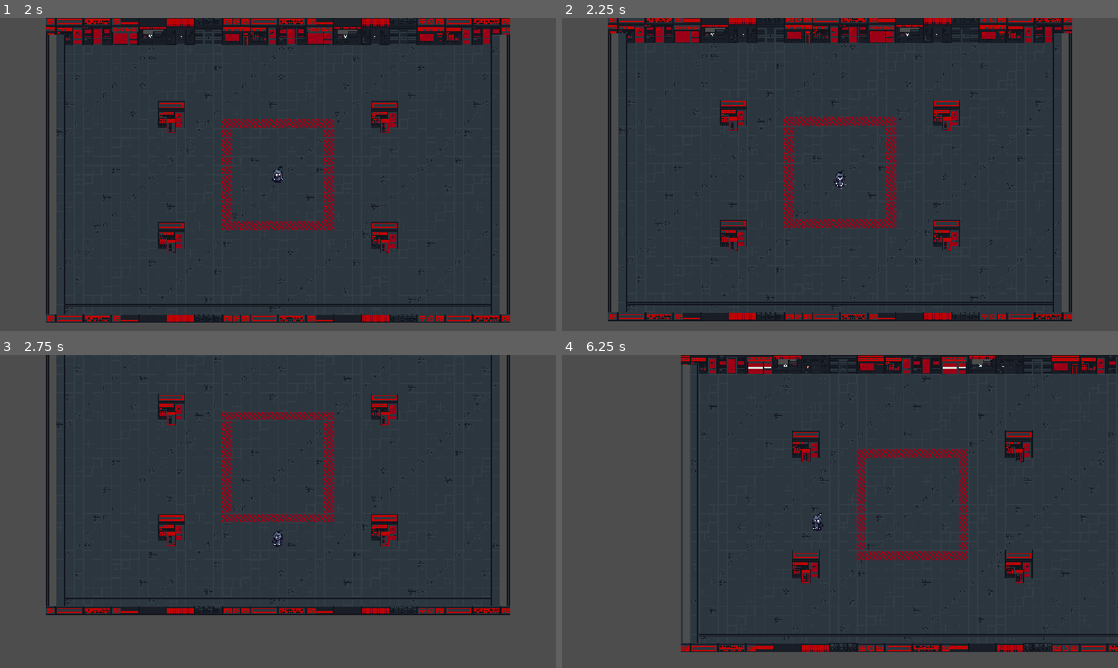
Above: before the commit, frames 1-4 (two rows, left to right).
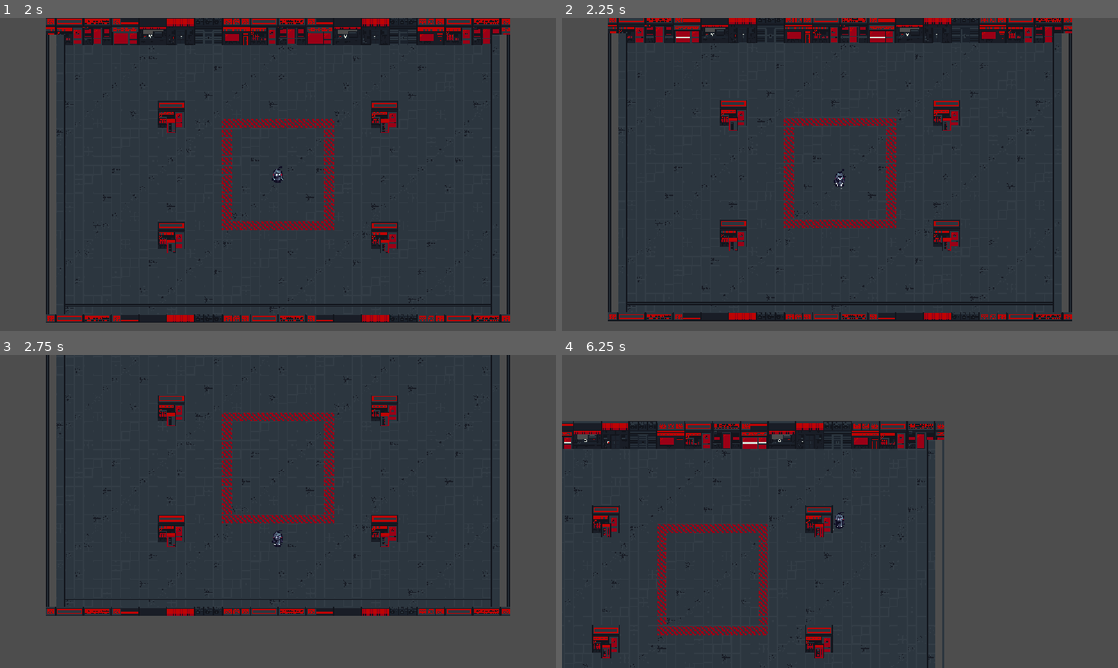
Above: after the commit, the same moments.

Repository: Oncomito/BBArsenal
Game: Godot game, scene res://scenes/ui/splash.tscn
The game is run twice, just before and just after one commit, with the same random seed, the same clock (stepped at 60 frames per second) and the same inputs.
Inputs:
- Up to frame 1 (2 s): hold D (right) 0.53-1.25 s; click "Start" at 1.25 s
- Up to frame 2 (2.25 s): tap Enter at 2 s; hold S (down) from 2.03 s (still down)
- Up to frame 3 (2.75 s): keep holding S (down)
- Up to frame 4 (6.25 s): release S (down) at 2.78 s; hold D (right) 2.78-3.53 s; hold W (up) 3.53-4.28 s; hold A (left) 4.28-5.78 s; hold S (down) from 5.78 s (still down)

Frame 1 is identical in both runs. In frame 2, 0.4% of the frame differs, in the area x 8-92%, y 2-90%; in frame 3, 4.2%; in frame 4, 67%, in the area x 0-100%, y 0-100%.

Commit message:
player speed calibratiion

Diff:
--- a/scenes/player/player.gd
+++ b/scenes/player/player.gd
@@ -1,7 +1,7 @@
 extends CharacterBody2D
 
-@export var speed: float = 1250.0
-@export var acceleration: float = 2000.0
+@export var speed: float = 1945.0
+@export var acceleration: float = 1945.0
 @export var friction: float = 1800.0
 
 @onready var animated_sprite: AnimatedSprite2D = $AnimatedSprite2D
